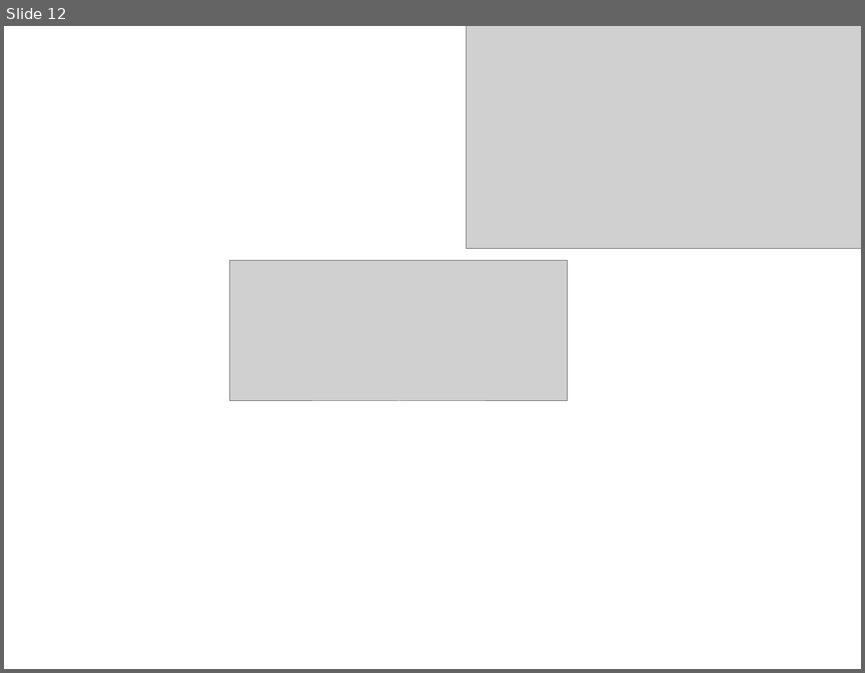
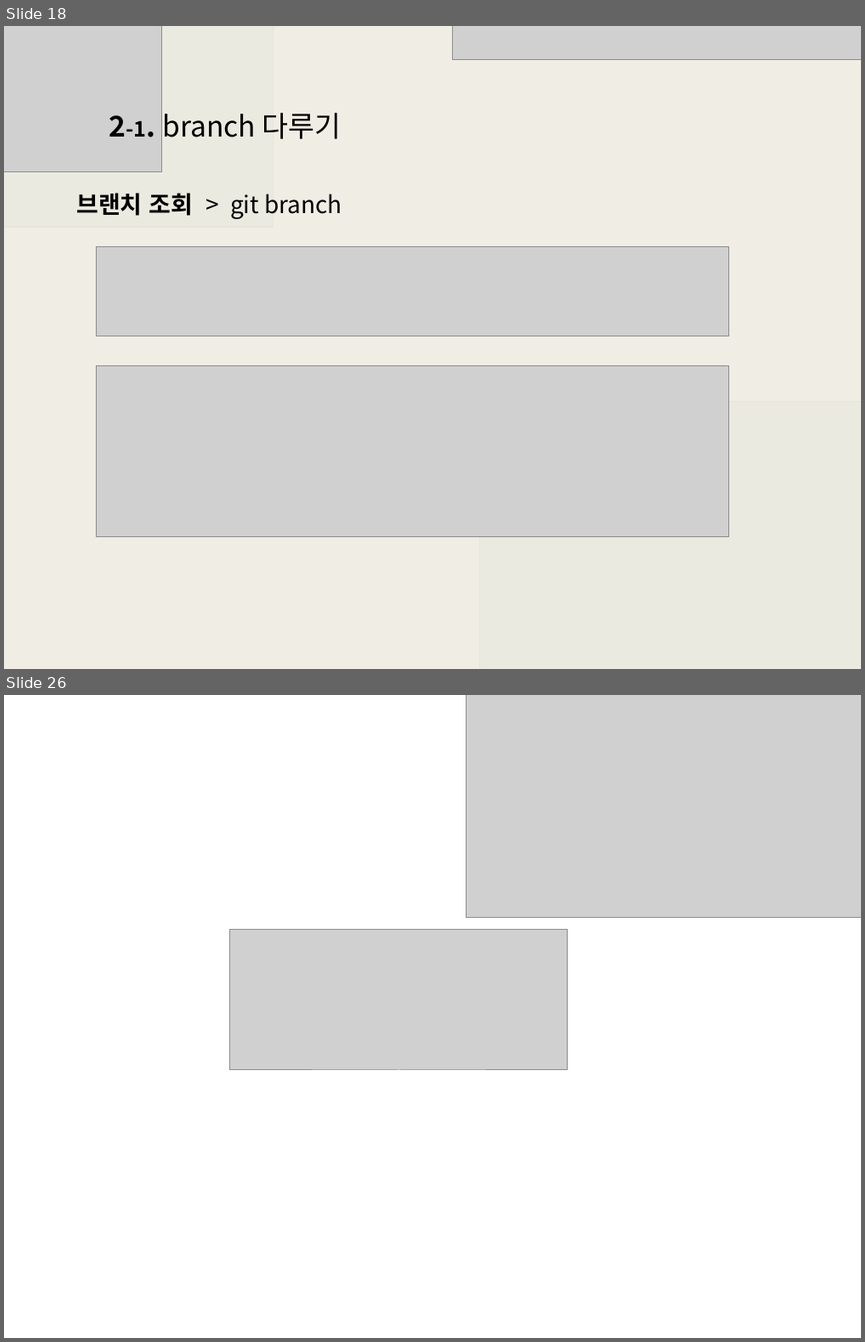
Before and after one commit to lee-bomi/TIL, a slide deck: Today I learned/git.pptx. Shown one above the other, each under a label of ours: slide 12 before the commit, slides 18 and 26 after it; the slides between them are not shown. The pictures are 865x673 and 865x1342 pixels, drawn with LibreOffice and Linux fonts; fonts in the diff are those of the drawing; grey boxes stand for pictures. Boxes give left, top, right and bottom in pixels: in the first picture for what was removed or moved away, otherwise in the second. Text is boxed around its words. In the diff, an @@ line names an element or a change of style, - is before the commit and + after.

```diff
--- a/Today I learned/git.pptx
+++ b/Today I learned/git.pptx
@@ slide 18 added at bbox=[4, 26, 861, 669], background #FFFFFF @@
@@ picture added at bbox=[4, 26, 273, 227] @@
@@ rectangle added at bbox=[4, 26, 861, 669], fill #EEECE2 at 93% opacity @@
@@ picture added at bbox=[4, 26, 160, 171] @@
@@ picture added at bbox=[453, 26, 861, 59] @@
@@ text added at bbox=[109, 113, 341, 139], 24 pt, text #000000 @@
+2-1. branch 다루기
@@ text added at bbox=[76, 193, 342, 219], 20 pt, text #000000 @@
+브랜치 조회 > git branch
@@ picture added at bbox=[97, 247, 729, 336] @@
@@ picture added at bbox=[97, 365, 729, 537] @@
@@ picture added at bbox=[479, 402, 861, 669] @@
@@ what was slide 12 is now slide 26 @@
```
Also in this commit, not shown: 3 slides changed, 13 other slides added, 45 other files.
